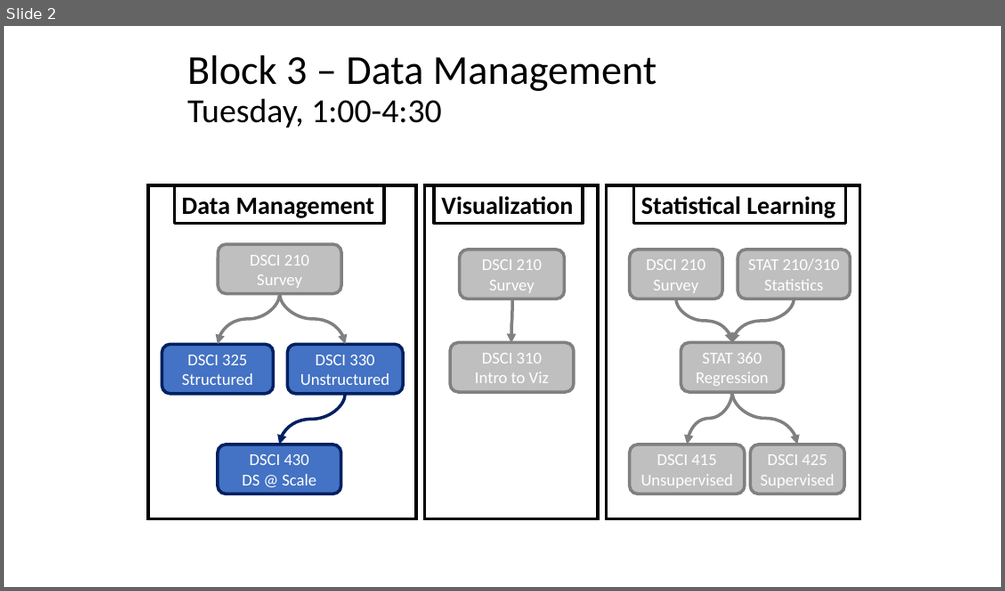
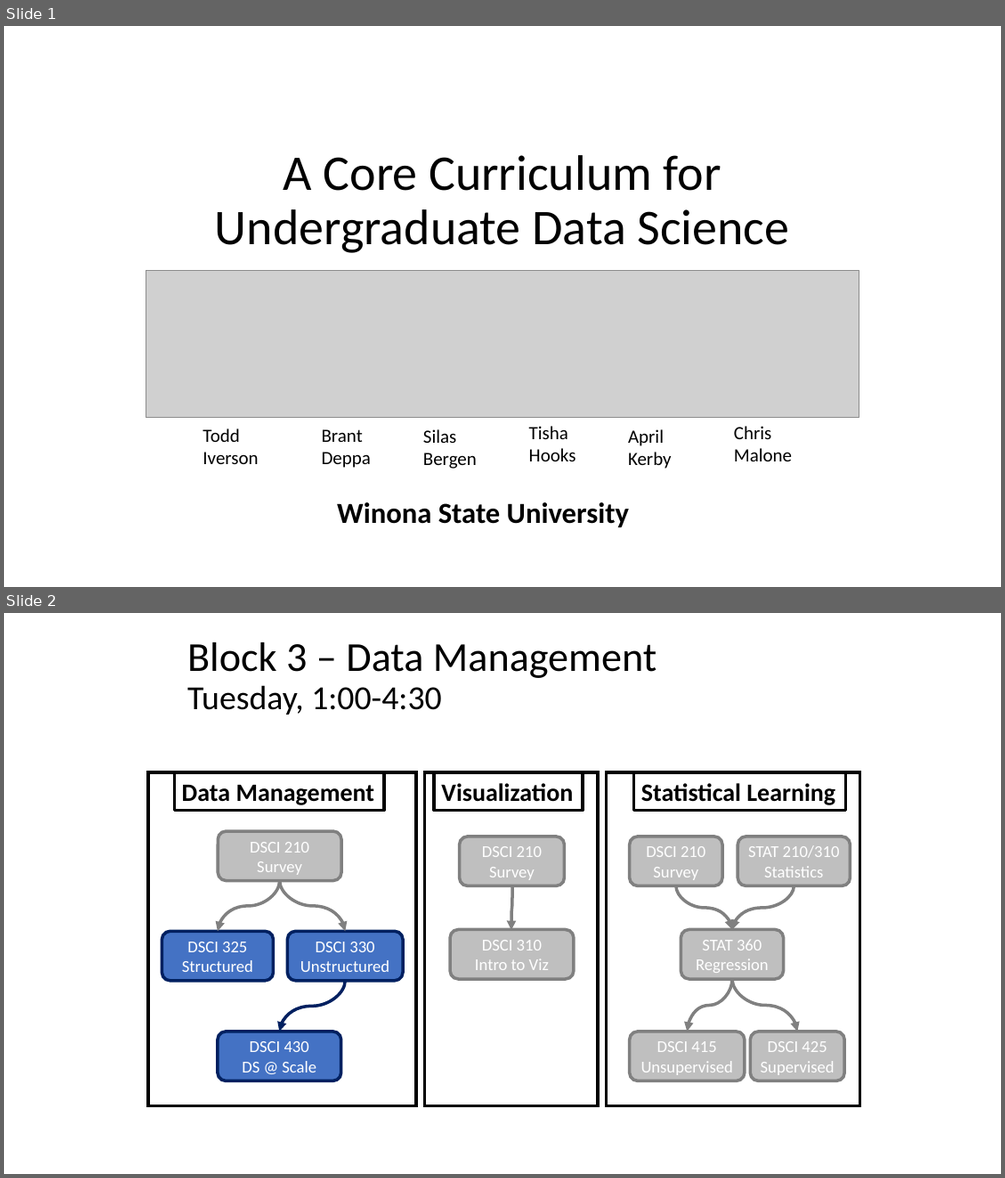
Before and after one commit to WSU-DataScience/USCOTS19_workshop, a slide deck: block_3_data_management/1_Introduction to SQL.pptx. Shown one above the other, each under a label of ours: slide 2 before the commit, slides 1 and 2 after it. The pictures are 1005x591 and 1005x1178 pixels, drawn with LibreOffice and Linux fonts; fonts in the diff are those of the drawing; grey boxes stand for pictures. Boxes give left, top, right and bottom in pixels: in the first picture for what was removed or moved away, otherwise in the second. Text is boxed around its words. In the diff, an @@ line names an element or a change of style, - is before the commit and + after.

```diff
--- a/block_3_data_management/1_Introduction to SQL.pptx
+++ b/block_3_data_management/1_Introduction to SQL.pptx
@@ slide 1 added at <box>4,26,1001,587</box>, background #FFFFFF @@
@@ title added at <box>215,155,790,253</box>, 48 pt, text #000000 @@
+A Core Curriculum for Undergraduate Data Science
@@ picture added at <box>146,271,859,417</box> @@
@@ text added at <box>529,426,576,461</box>, 18 pt, text #000000 @@
+Tisha
+Hooks
@@ text added at <box>734,426,792,461</box>, 18 pt, text #000000 @@
+Chris
+Malone
@@ text added at <box>202,428,258,464</box>, 18 pt, text #000000 @@
+Todd
+Iverson
@@ text added at <box>322,429,371,467</box>, 18 pt, text #000000 @@
+Brant
+Deppa
@@ text added at <box>423,429,477,468</box>, 18 pt, text #000000 @@
+Silas
+Bergen
@@ text added at <box>628,429,672,468</box>, 18 pt, text #000000 @@
+April
+Kerby
@@ text added at <box>337,502,629,527</box>, 28 pt, text #000000, bold @@
+Winona State University
```
Also in this commit, not shown: 8 slides changed, 1 slide removed.
